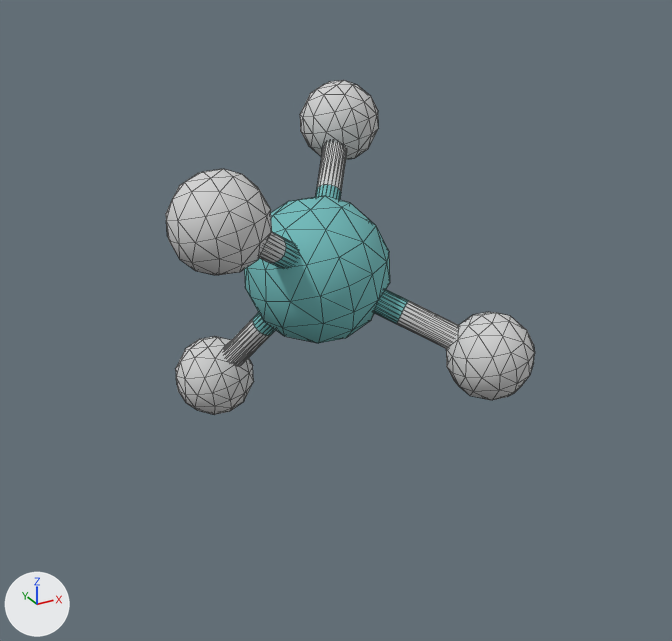
The OBJ model public/assets/molecules/ch4.obj as it was, and as the next commit left it.
Before and after are seen from a 50 mm lens placed at (-1.59, -3.05, 1.29), pointed at (0.03, -0.11, -0.18). Arrows for +X, +Y and +Z are at lower left; the lights stay in place. Mesh edges are drawn as thin lines. Where no turn or scale is listed for an object, it has been applied to the vertices. Vertices at the same position are counted once.

The first picture shows 'ch4'.
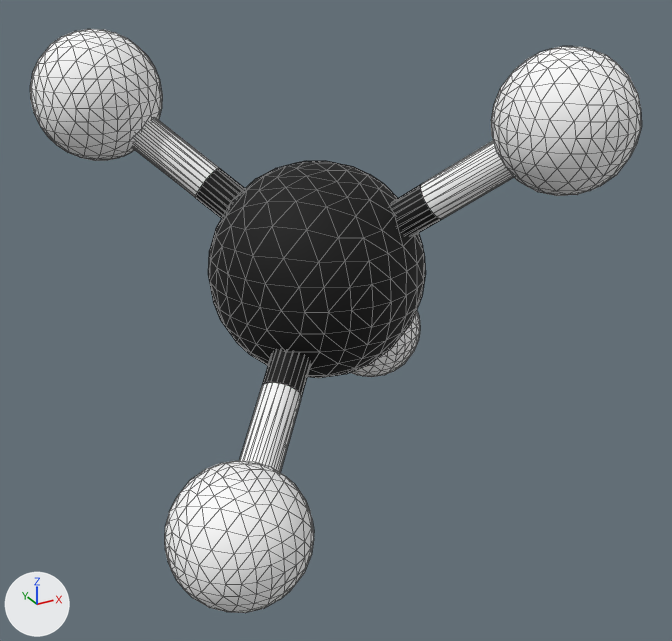
The change, as a diff of the scene's bpy script:
```diff
--- a/public/assets/molecules/ch4.obj.py
+++ b/public/assets/molecules/ch4.obj.py
@@ mat_vmd_mat_cindex_8 @@
 mat_vmd_mat_cindex_8 = principled_material('vmd_mat_cindex_8')
-mat_vmd_mat_cindex_8.base_color = (0.65, 0.65, 0.65)  # light grey #d3d3d3
+mat_vmd_mat_cindex_8.base_color = (1.0, 1.0, 1.0)  # white #ffffff
 mat_vmd_mat_cindex_8.roughness = 0.8
@@ me_ch4 @@
-me_ch4.from_pydata(...)  # 609 vertices, 960 faces; spans x -0.709..0.655, y -0.67..0.639, z -0.732..0.632
-me_ch4.materials.append(mat_vmd_mat_cindex_10)  # cyan #6fbaba
+me_ch4.from_pydata(...)  # 1569 vertices, 2880 faces; spans x -0.88..0.88, y -0.88..0.88, z -0.88..0.88
+# me_ch4 part 1: the loose piece of 40 vertices spanning x -0.199..0.047, y -0.044..0.239, z -0.315..0.034 is multiplied about the mesh origin by the matrix ((-0.305, 0.184, 1.411), (-0.091, -1.443, 0.168), (1.42, -0.053, 0.314)), in mat_vmd_mat_cindex_16 (black #000000)
+# me_ch4 part 2: the loose piece of 40 vertices spanning x -0.352..-0.106, y 0.152..0.434, z -0.598..-0.248 is multiplied about its middle by the matrix ((-0.493, 1.371, 0.094), (-0.667, -0.326, 1.257), (1.201, 0.381, 0.737)), then moved by (0.071, -0.135, 0.58), in mat_vmd_mat_cindex_16 (black #000000)
+# me_ch4 part 3: the loose piece of 40 vertices spanning x 0.204..0.526, y -0.538..-0.211, z -0.324..-0.09 is multiplied about its middle by the matrix ((-1.44, -0.205, 0.123), (0.037, 0.554, 1.35), (-0.236, 1.335, -0.542)), then moved by (-0.838, -0.098, -0.266)
+# me_ch4 part 4: the loose piece of 40 vertices spanning x -0.039..0.282, y -0.288..0.038, z -0.186..0.047 is multiplied about its middle by the matrix ((-0.312, -1.015, -0.995), (-1.224, -0.327, 0.717), (-0.724, 0.99, -0.784)), then moved by (-0.594, 0.598, 0.542), in mat_vmd_mat_cindex_8 (white #ffffff)
+# me_ch4 part 5: the loose piece of 119 vertices spanning x -0.576..0.404, y -0.404..0.509, z -0.045..0.504 is rebuilt with 258 vertices and now spans x -0.425..0.425, y -0.425..0.425, z -0.425..0.425, in mat_vmd_mat_cindex_16 (black #000000)
+# me_ch4 part 6: a new loose piece of 258 vertices spanning x 0.38..0.88, y -0.88..-0.38, z 0.38..0.88, in mat_vmd_mat_cindex_8 (white #ffffff)
+# me_ch4 part 7: a new loose piece of 258 vertices spanning x -0.88..-0.38, y -0.88..-0.38, z -0.88..-0.38, in mat_vmd_mat_cindex_8 (white #ffffff)
+# me_ch4 part 8: a new loose piece of 258 vertices spanning x -0.88..-0.38, y 0.38..0.88, z 0.38..0.88, in mat_vmd_mat_cindex_8 (white #ffffff)
+# me_ch4 part 9: a new loose piece of 258 vertices spanning x 0.38..0.88, y 0.38..0.88, z -0.88..-0.38, in mat_vmd_mat_cindex_8 (white #ffffff)
+# me_ch4 part 10: a new loose piece of 119 vertices spanning x -0.061..0.692, y -0.691..0.691, z -0.691..0.691
+# me_ch4 part 11: the loose piece of 66 vertices spanning x 0.19..0.527, y 0.298..0.639, z 0.295..0.632 is deleted
+# me_ch4 part 12: the loose piece of 66 vertices spanning x -0.473..-0.136, y 0.22..0.561, z -0.732..-0.395 is deleted
+# me_ch4 part 13: the loose piece of 66 vertices spanning x 0.318..0.655, y -0.67..-0.329, z -0.444..-0.108 is deleted
+# me_ch4 part 14: the loose piece of 66 vertices spanning x -0.709..-0.372, y -0.529..-0.189, z 0.208..0.545 is deleted
+# me_ch4 part 15
+# 66 vertices are removed from x -0.287..0.287, y -0.289..0.289, z -0.286..0.286
+# 128 faces are deleted
+# me_ch4 part 16: the surface is now shaded flat
 me_ch4.materials.append(mat_vmd_mat_cindex_8)
+me_ch4.materials.append(mat_vmd_mat_cindex_16)  # black #000000
```

Changed parts and their boxes (x1, y1, x2, y2) in the pictures (672 x 641 px; the box of a moved part takes in the faces that stretch with it):
'ch4', recoloured, reshaped (66% wider, 74% taller): before (166, 80, 535, 415); after (30, 29, 642, 613)
part 1 of me_ch4, moved or reshaped: before (253, 312, 275, 335); after (262, 351, 310, 397)
part 2 of me_ch4, moved or reshaped: before (224, 317, 272, 365); after (196, 168, 245, 219)
part 3 of me_ch4, moved or reshaped: before (397, 301, 458, 348); after (239, 382, 301, 472)
part 4 of me_ch4, moved or reshaped: before (374, 289, 409, 324); after (133, 118, 218, 198)
part 5 of me_ch4, rebuilt: before (259, 142, 347, 268); after (208, 160, 426, 378)
part 6 of me_ch4, added: after (491, 46, 642, 196)
part 7 of me_ch4, added: after (165, 461, 314, 613)
part 8 of me_ch4, added: after (30, 29, 162, 161)
part 9 of me_ch4, added: after (350, 311, 420, 377)
part 10 of me_ch4, added: after (391, 141, 514, 236)
part 11 of me_ch4, deleted: before (300, 80, 379, 160)
part 12 of me_ch4, deleted: before (175, 336, 254, 415)
part 13 of me_ch4, deleted: before (446, 312, 535, 400)
part 14 of me_ch4, deleted: before (166, 169, 272, 275)
part 15 of me_ch4, deleted (cyan): before (244, 196, 390, 343)
